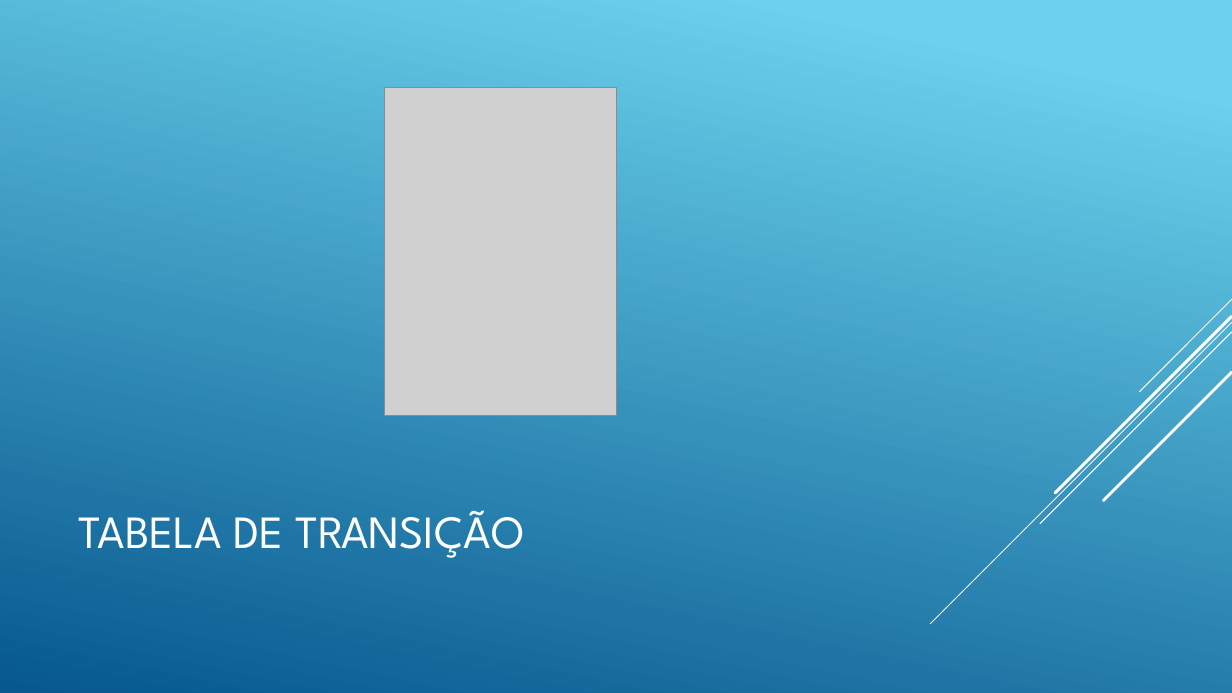
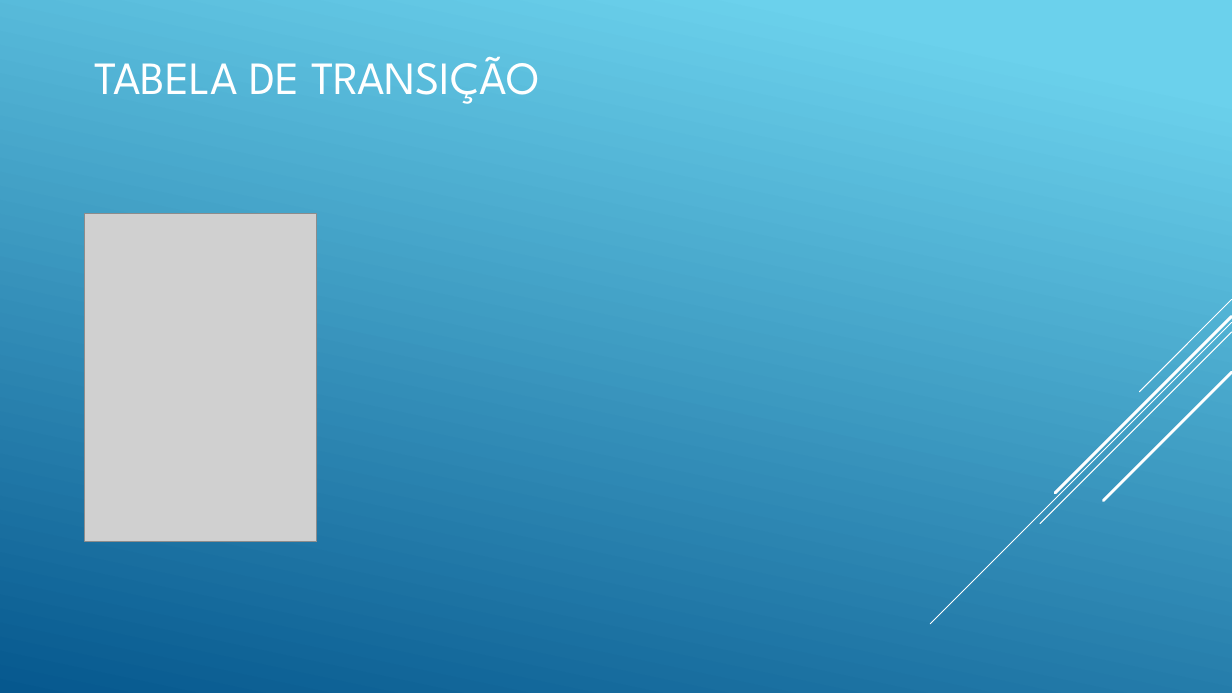
Before and after one commit to tomita-tomita/BuscaPadraoWeb, a slide deck: slide 5 of Arquivos/Apresentação.pptx. Drawn at 1232x693 pixels with LibreOffice and Linux fonts; fonts in the diff are those of the drawing; grey boxes stand for pictures. Boxes give left, top, right and bottom in pixels: in the first picture for what was removed or moved away, otherwise in the second. Text is boxed around its words. In the diff, an @@ line names an element or a change of style, - is before the commit and + after.

```diff
--- a/Arquivos/Apresentação.pptx
+++ b/Arquivos/Apresentação.pptx
@@ title "TABELA DE TRANSIÇÃO": place and size @@
-title "TABELA DE TRANSIÇÃO" at bbox=[78, 510, 524, 558]
+title "TABELA DE TRANSIÇÃO" at bbox=[94, 56, 540, 104]
@@ picture: place and size @@
-picture at bbox=[384, 88, 616, 416]
+picture at bbox=[85, 213, 317, 542]
```
Also in this commit, not shown: 3 other slides changed, 4 other files.
